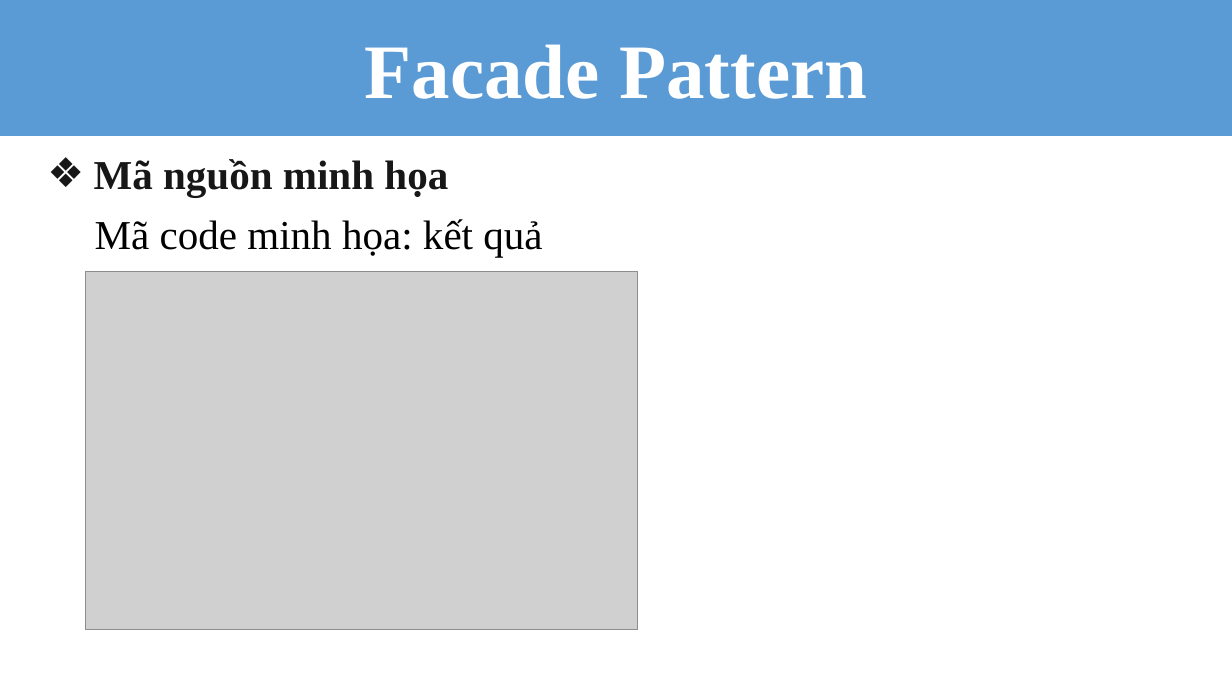
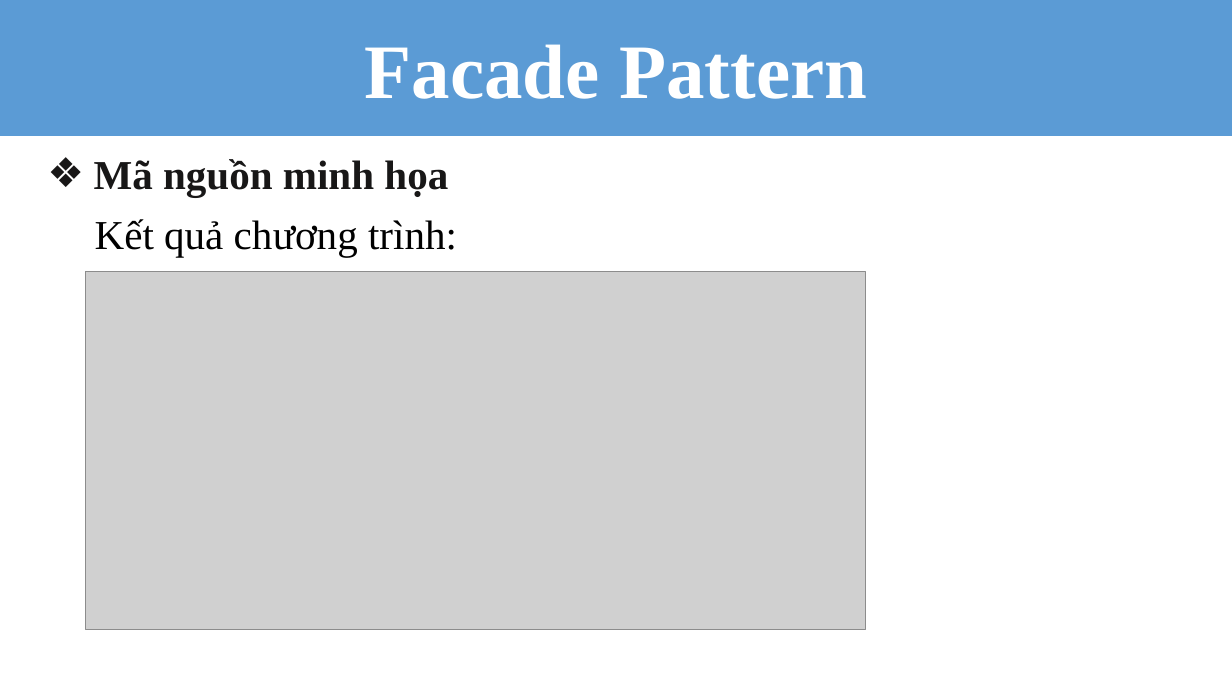
Before and after one commit to huulocuit1/DP, a slide deck: slide 18 of LOC/Facade.pptx. Drawn at 1232x693 pixels with LibreOffice and Linux fonts; fonts in the diff are those of the drawing; grey boxes stand for pictures. Boxes give left, top, right and bottom in pixels: in the first picture for what was removed or moved away, otherwise in the second. Text is boxed around its words. In the diff, an @@ line names an element or a change of style, - is before the commit and + after.

Commit message:
Update Facade Pattern
Test edit doc and slide

```diff
--- a/LOC/Facade.pptx
+++ b/LOC/Facade.pptx
@@ text at <box>95,219,457,257</box>: text changed @@
-Mã code minh họa: kết quả
+Kết quả chương trình:
@@ picture: place and size @@
-picture at <box>86,272,638,629</box>
+picture at <box>86,272,866,629</box>
```
Also in this commit, not shown: 1 other file.
